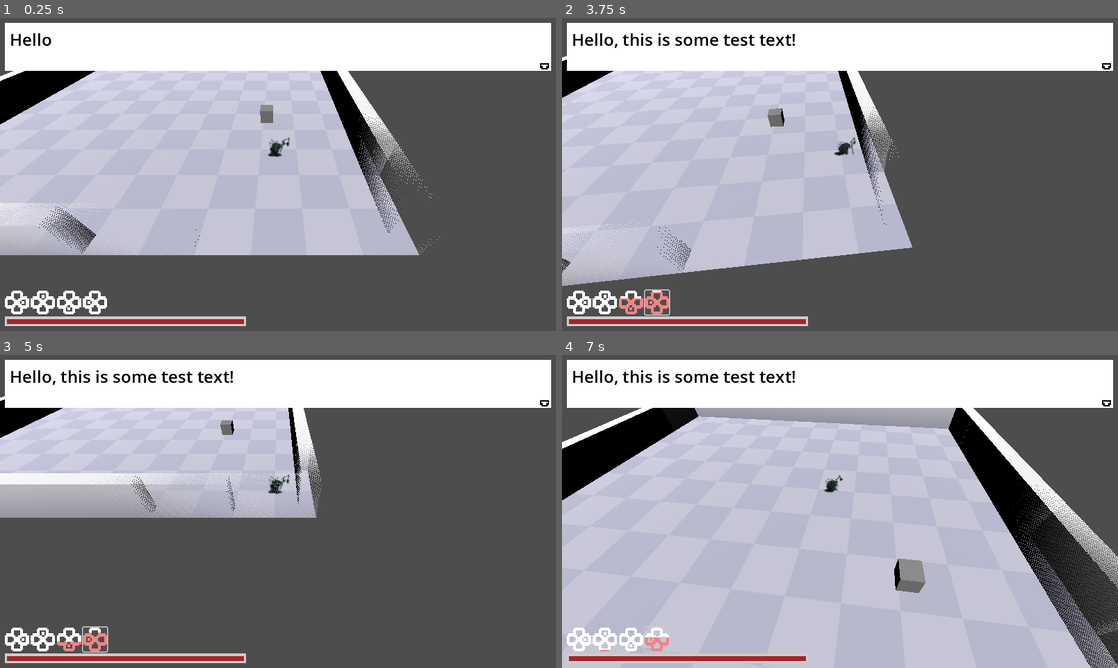
Above: before the commit, frames 1-4 (two rows, left to right).
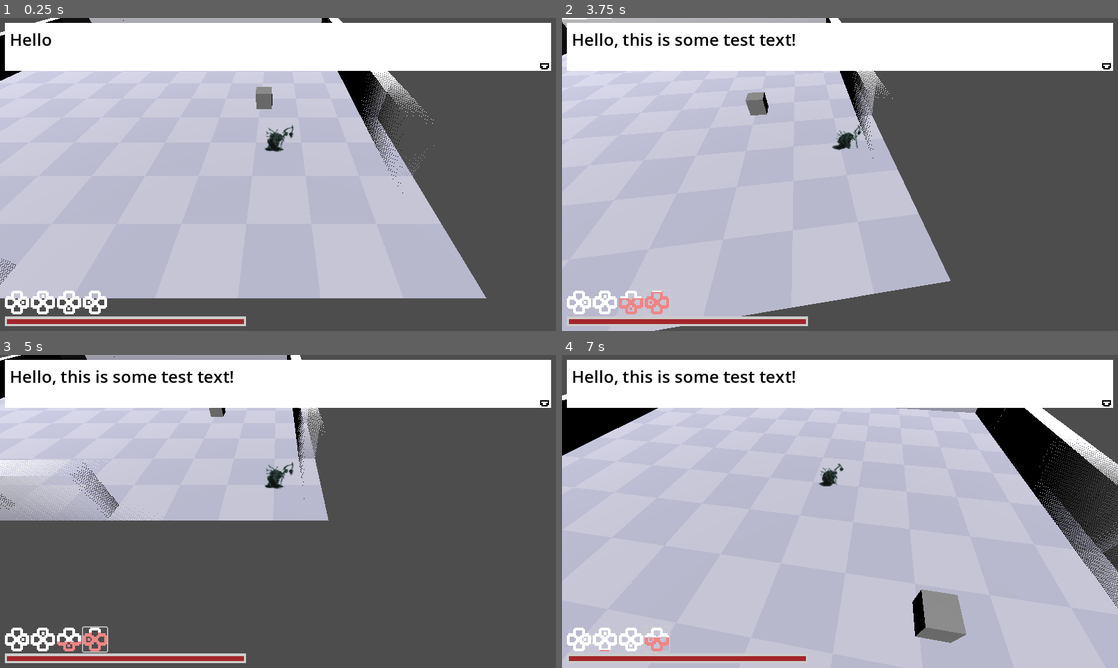
Above: after the commit, the same moments.

Repository: torbenvanassche/necro_ascension
Game: Godot game, scene res://scenes/test.tscn
Same seed, same stepped clock (60 frames per second), same inputs: the game is played once before the commit and once after it.
Inputs (mouse positions are in pixels of both pictures, inside the frame that each line leads up to):
- Up to frame 1 (0.25 s): no input
- Up to frame 2 (3.75 s): click (578, 302) at 0.5 s; click (606, 302) at 1.25 s; click (628, 302) at 2 s; click (656, 302) at 2.75 s; tap Enter at 3.5 s; move the mouse to (962, 158) at 3.52 s; press the mouse at (962, 158) at 3.53 s; hold D (right) from 3.53 s (still down)
- Up to frame 3 (5 s): move the mouse to (166, 527) at 4.27 s; release D (right) at 4.28 s; release the mouse at (166, 527) at 4.28 s; hold S (back) from 4.28 s (still down); tap 1 (ability_1) at 4.35 s; click (166, 527) at 4.55 s
- Up to frame 4 (7 s): move the mouse to (895, 442) at 5.02 s; release S (back) at 5.03 s; press the mouse at (895, 442) at 5.03 s; hold D (right) 5.03-5.78 s; tap 2 (ability_2) at 5.1 s; move the mouse to (812, 574) at 5.77 s; release the mouse at (812, 574) at 5.78 s; hold W (forward) 5.78-6.53 s; tap 3 (ability_3) at 5.85 s; click (812, 574) at 6.05 s; move the mouse to (1006, 558) at 6.52 s; press the mouse at (1006, 558) at 6.53 s; hold A (left) from 6.53 s (still down); tap 4 (ability_4) at 6.6 s

The runs differ from the first frame. In frame 1, 20% of the frame differs, in the area x 0-88%, y 0-90%; in frame 2, 13%; in frame 3, 7.7%; in frame 4, 20%.
Error before the commit: Invalid access to property or key 'one_shot_ended' on a base object of type 'Node (AnimationMachine)'. (res://scripts/character_controller.gd:69)

Commit message:
removed crashing attack animation

Diff:
--- a/scenes/character.tscn
+++ b/scenes/character.tscn
@@ -45,6 +45,40 @@
 "values": [4, 5, 6]
 }
 
+[sub_resource type="Animation" id="Animation_2hvel"]
+resource_name = "idle_left"
+length = 1.3
+loop_mode = 1
+tracks/0/type = "value"
+tracks/0/imported = false
+tracks/0/enabled = true
+tracks/0/path = NodePath("CollisionShape3D/Sprite3D:frame")
+tracks/0/interp = 1
+tracks/0/loop_wrap = true
+tracks/0/keys = {
+"times": PackedFloat32Array(0, 0.4356, 0.8712),
+"transitions": PackedFloat32Array(1, 1, 1),
+"update": 1,
+"values": [4, 5, 6]
+}
+
+[sub_resource type="Animation" id="Animation_dpklj"]
+resource_name = "idle_right"
+length = 1.3
+loop_mode = 1
+tracks/0/type = "value"
+tracks/0/imported = false
+tracks/0/enabled = true
+tracks/0/path = NodePath("CollisionShape3D/Sprite3D:frame")
+tracks/0/interp = 1
+tracks/0/loop_wrap = true
+tracks/0/keys = {
+"times": PackedFloat32Array(0, 0.4356, 0.8712),
+"transitions": PackedFloat32Array(1, 1, 1),
+"update": 1,
+"values": [4, 5, 6]
+}
+
 [sub_resource type="Animation" id="Animation_4prnv"]
 resource_name = "idle_up"
 length = 1.3
@@ -62,40 +96,6 @@
 "values": [4, 5, 6]
 }
 
-[sub_resource type="Animation" id="Animation_2hvel"]
-resource_name = "idle_left"
-length = 1.3
-loop_mode = 1
-tracks/0/type = "value"
-tracks/0/imported = false
-tracks/0/enabled = true
-tracks/0/path = NodePath("CollisionShape3D/Sprite3D:frame")
-tracks/0/interp = 1
-tracks/0/loop_wrap = true
-tracks/0/keys = {
-"times": PackedFloat32Array(0, 0.4356, 0.8712),
-"transitions": PackedFloat32Array(1, 1, 1),
-"update": 1,
-"values": [4, 5, 6]
-}
-
-[sub_resource type="Animation" id="Animation_dpklj"]
-resource_name = "idle_right"
-length = 1.3
-loop_mode = 1
-tracks/0/type = "value"
-tracks/0/imported = false
-tracks/0/enabled = true
-tracks/0/path = NodePath("CollisionShape3D/Sprite3D:frame")
-tracks/0/interp = 1
-tracks/0/loop_wrap = true
-tracks/0/keys = {
-"times": PackedFloat32Array(0, 0.4356, 0.8712),
-"transitions": PackedFloat32Array(1, 1, 1),
-"update": 1,
-"values": [4, 5, 6]
-}
-
 [sub_resource type="Animation" id="Animation_pxvfq"]
 resource_name = "walk_down"
 length = 0.9
@@ -113,42 +113,42 @@
 "values": [8, 9, 10, 4]
 }
 
+[sub_resource type="Animation" id="Animation_k37yr"]
+resource_name = "walk_left"
+length = 0.9
+loop_mode = 1
+tracks/0/type = "value"
+tracks/0/imported = false
+tracks/0/enabled = true
+tracks/0/path = NodePath("CollisionShape3D/Sprite3D:frame")
+tracks/0/interp = 1
+tracks/0/loop_wrap = true
+tracks/0/keys = {
+"times": PackedFloat32Array(0, 0.2178, 0.4356, 0.6534),
+"transitions": PackedFloat32Array(1, 1, 1, 1),
+"update": 1,
+"values": [8, 9, 10, 4]
+}
+
+[sub_resource type="Animation" id="Animation_m7l5t"]
+resource_name = "walk_right"
+length = 0.9
+loop_mode = 1
+tracks/0/type = "value"
+tracks/0/imported = false
+tracks/0/enabled = true
+tracks/0/path = NodePath("CollisionShape3D/Sprite3D:frame")
+tracks/0/interp = 1
+tracks/0/loop_wrap = true
+tracks/0/keys = {
+"times": PackedFloat32Array(0, 0.2178, 0.4356, 0.6534),
+"transitions": PackedFloat32Array(1, 1, 1, 1),
+"update": 1,
+"values": [8, 9, 10, 4]
+}
+
 [sub_resource type="Animation" id="Animation_k4tfo"]
 resource_name = "walk_up"
-length = 0.9
-loop_mode = 1
-tracks/0/type = "value"
-tracks/0/imported = false
-tracks/0/enabled = true
-tracks/0/path = NodePath("CollisionShape3D/Sprite3D:frame")
-tracks/0/interp = 1
-tracks/0/loop_wrap = true
-tracks/0/keys = {
-"times": PackedFloat32Array(0, 0.2178, 0.4356, 0.6534),
-"transitions": PackedFloat32Array(1, 1, 1, 1),
-"update": 1,
-"values": [8, 9, 10, 4]
-}
-
-[sub_resource type="Animation" id="Animation_k37yr"]
-resource_name = "walk_left"
-length = 0.9
-loop_mode = 1
-tracks/0/type = "value"
-tracks/0/imported = false
-tracks/0/enabled = true
-tracks/0/path = NodePath("CollisionShape3D/Sprite3D:frame")
-tracks/0/interp = 1
-tracks/0/loop_wrap = true
-tracks/0/keys = {
-"times": PackedFloat32Array(0, 0.2178, 0.4356, 0.6534),
-"transitions": PackedFloat32Array(1, 1, 1, 1),
-"update": 1,
-"values": [8, 9, 10, 4]
-}
-
-[sub_resource type="Animation" id="Animation_m7l5t"]
-resource_name = "walk_right"
 length = 0.9
 loop_mode = 1
 tracks/0/type = "value"
--- a/scenes/test.tscn
+++ b/scenes/test.tscn
@@ -183,7 +183,7 @@
 speed = 2.0
 
 [node name="Camera3D" type="Camera3D" parent="." node_paths=PackedStringArray("target")]
-transform = Transform3D(1, 0, 0, 0, 0.78043, 0.625243, 0, -0.625243, 0.78043, 1.8713, 0.896732, 0.882498)
+transform = Transform3D(1, 0, 0, 0, 0.78043, 0.625243, 0, -0.625243, 0.78043, 1.8713, 0.704448, 0.642489)
 script = ExtResource("4_0gajg")
 target = NodePath("../character")
 follow_speed = 10.0
--- a/scripts/character_controller.gd
+++ b/scripts/character_controller.gd
@@ -66,8 +66,8 @@
 
 func _unhandled_input(event: InputEvent) -> void:
 	if event.is_action_pressed("primary_action") && not combat_system.attacking:
-		animation_controller.one_shot_ended.connect(func() -> void: combat_system.attacking = false, CONNECT_ONE_SHOT);
-		combat_system.attack(heading);
+		#combat_system.attack(heading);
+		pass
 
 	if event.is_action_pressed("interact"):
 		interact();
